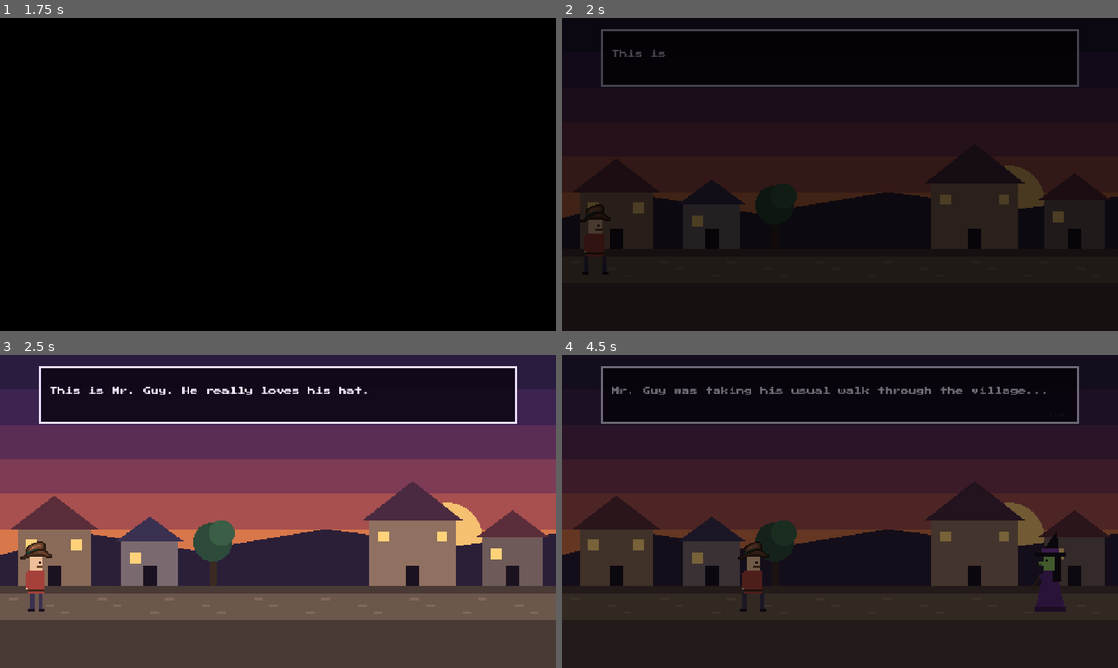
Above: before the commit, frames 1-4 (two rows, left to right).
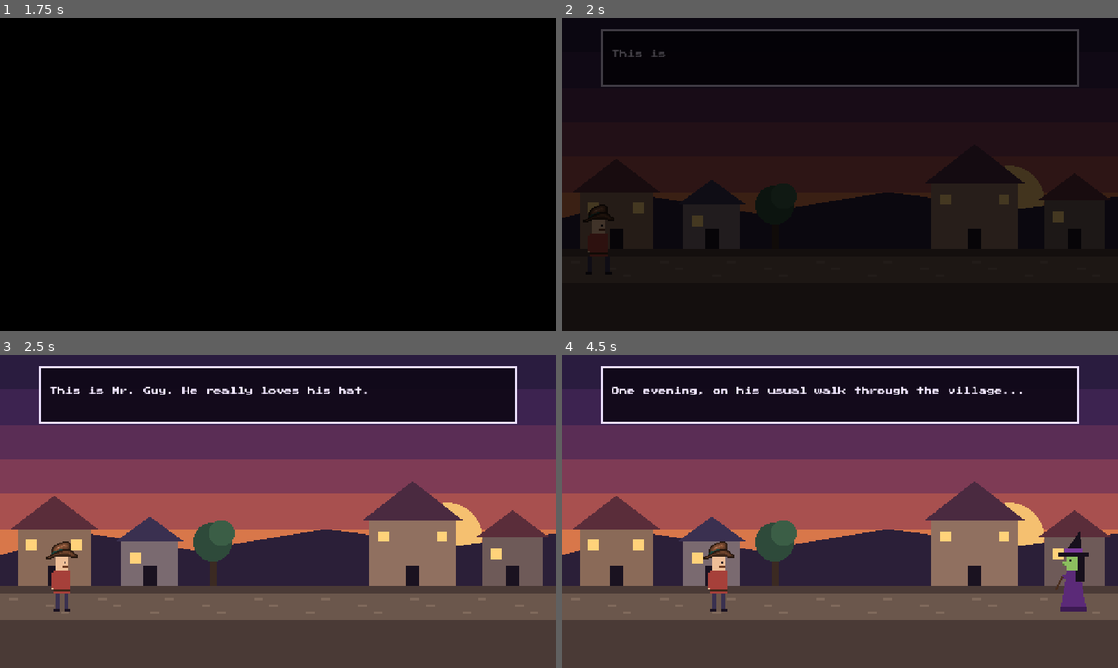
Above: after the commit, the same moments.

Repository: xerces22/recoil
Game: Godot game, scene res://intro.tscn
Two runs of this game, one before a commit and one after it. Both use one fixed random seed, a clock stepped at 60 frames per second and the inputs below. Sound files missing from this copy of the repository are replaced by a short silence.
Inputs (mouse positions are in pixels of both pictures, inside the frame that each line leads up to):
- Up to frame 1 (1.75 s): tap Enter at 0.5 s; move the mouse to (400, 158) at 0.52 s; tap R at 0.6 s; click (400, 158) at 0.67 s; click "New Game" at 1.25 s
- Up to frame 2 (2 s): no input
- Up to frame 3 (2.5 s): move the mouse to (166, 527) at 2.02 s; tap R at 2.1 s; click (166, 527) at 2.17 s
- Up to frame 4 (4.5 s): move the mouse to (895, 442) at 2.77 s; tap R at 2.85, 3.6, 4.35 s; click (895, 442) at 2.92 s; move the mouse to (812, 574) at 3.52 s; click (812, 574) at 3.67 s; move the mouse to (1006, 558) at 4.27 s; click (1006, 558) at 4.42 s

Frame 1 is identical in both runs. In frame 2, 0.1% of the frame differs, in the area x 3-10%, y 59-82%; in frame 3, 1.2%; in frame 4, 86%, in the area x 0-100%, y 0-100%.

Commit message:
Storyboard: no replays, smooth camera, continuous scenes
Animations run on their own panel clock, so finishing the typing or clicking
no longer restarts them. Same-place panels flow with an eased camera and sky;
only a change of place fades through black. A click turns the page only after
the panel's action has played. Positions carry over between panels.
Hat line kept with a calm close-up; dramatic zoom and sting removed.
Witch renamed to Mrs. Sandwitch.

Diff:
--- a/story_intro.gd
+++ b/story_intro.gd
@@ -1,43 +1,61 @@
 class_name StoryIntro
 extends CanvasLayer
-## The opening storyboard: Mr. Guy bumps into Mrs. Witch in the village and gets turned
-## into a shotgun. Still panels drawn as chunky pixel art, one line of text each.
-## Can't be skipped: a click only finishes the typing or turns the page once the line is
-## fully shown, and every panel also turns by itself after a short hold.
-## Same interface as StoryCards: play(), then wait for `finished`.
+## The opening storyboard: Mr. Guy bumps into Mrs. Sandwitch in the village, gets turned into
+## a shotgun, carried to her castle and thrown into the cellar. Panels are drawn as chunky
+## pixel art with one line of text each.
+##
+## Can't be skipped. A click finishes the typing, or turns the page once the line is shown
+## and the panel's action has played out. Panels also turn by themselves after a hold.
+## Panels in the same place flow into each other with a camera move; a change of place
+## fades through black. Same interface as StoryCards: play(), then wait for `finished`.
 
 signal finished
 
 const FONT := preload("res://assets/fonts/PressStart2P-Regular.ttf")
 const SHOTGUN := preload("res://assets/sprites/player/shotgun_hat.png")
 const STETSON := preload("res://assets/sprites/player/stetson.png")   # the hat the shotgun wears
-const SFX_WHOOSH := preload("res://assets/sfx/fall_wind_loop.ogg")
 const SFX_BUMP := preload("res://assets/sfx/impactSoft_heavy_001.ogg")
 const SFX_ZAP := preload("res://assets/sfx/portal.wav")
 const SFX_BLAST := preload("res://assets/sfx/shotgun_blast_mossberg_1.wav")
-
-const S := 5.0           # screen pixels per art pixel (256 x 144 art -> 1280 x 720)
-const GROUND := 118      # where feet stand
-const MIN_HOLD := 0.5    # seconds a finished line stays before a click can turn it
-const AUTO_HOLD := 3.2   # seconds a finished line stays before it turns by itself
-
-# Each panel: what to draw, who talks (empty = narrator) and the line.
+const SFX_WHOOSH := preload("res://assets/sfx/fall_wind_loop.ogg")
+
+const S := 5.0             # screen pixels per art pixel (256 x 144 art -> 1280 x 720)
+const GROUND := 118        # where feet stand
+const TYPE_SPEED := 0.035  # seconds per character
+const MIN_HOLD := 0.4      # a shown line stays at least this long before a click turns it
+const AUTO_HOLD := 2.8     # ...and turns by itself after this long
+const FADE := 0.35         # fade to / from black when the place changes
+const WIDE := Vector2(128, 72)   # camera centre for the wide shot
+const PAIR := Vector2(129, 88)   # camera centre for close-ups on the two of them
+
+# Each panel: place, camera (zoom + centre), how dark the sky is, how long its action
+# takes (the page won't turn before that), who talks and the line.
 const PANELS := [
-	{"shot": "walk_in", "who": "", "text": "This is Mr. Guy. He really loves his hat."},
-	{"shot": "walk_on", "who": "", "text": "Mr. Guy was taking his usual walk through the village..."},
-	{"shot": "bump", "who": "", "text": "*BUMP*"},
-	{"shot": "guy_mad", "who": "MR. GUY", "text": "HEY! Watch where you're going!"},
-	{"shot": "witch_mad", "who": "MRS. WITCH", "text": "Excuse me?! You talk to ME like that?"},
-	{"shot": "wand_up", "who": "MRS. WITCH", "text": "Let's see how tough you are... as a SHOTGUN!"},
-	{"shot": "zap", "who": "", "text": "ZZZAP!"},
-	{"shot": "shotgun", "who": "", "text": "...and that is how Mr. Guy became a shotgun. A very small, very angry shotgun."},
-	{"shot": "carry", "who": "MRS. WITCH", "text": "Oh, stop hopping. You're coming with me."},
-	{"shot": "throw", "who": "MRS. WITCH", "text": "Enjoy the cellar! My tower is right on top of it... if you can climb."},
-	{"shot": "fall", "who": "", "text": "Down... down... down..."},
+	{"shot": "walk_in", "place": "village", "zoom": 1.0, "at": WIDE, "dread": 0.0, "act": 2.6,
+		"who": "", "text": "This is Mr. Guy. He really loves his hat."},
+	{"shot": "walk_on", "place": "village", "zoom": 1.0, "at": WIDE, "dread": 0.0, "act": 3.0,
+		"who": "", "text": "One evening, on his usual walk through the village..."},
+	{"shot": "bump", "place": "village", "zoom": 1.6, "at": PAIR, "dread": 0.1, "act": 0.4,
+		"who": "", "text": "*BUMP*"},
+	{"shot": "guy_mad", "place": "village", "zoom": 2.0, "at": PAIR, "dread": 0.15, "act": 0.0,
+		"who": "MR. GUY", "text": "HEY! Watch where you're going!"},
+	{"shot": "witch_mad", "place": "village", "zoom": 2.0, "at": PAIR, "dread": 0.35, "act": 0.0,
+		"who": "MRS. SANDWITCH", "text": "Excuse me?! You talk to ME like that?"},
+	{"shot": "hat", "place": "village", "zoom": 2.2, "at": Vector2(124, 88), "dread": 0.35, "act": 0.0,
+		"who": "MR. GUY", "text": "You are surely jealous of my HAT!"},
+	{"shot": "wand_up", "place": "village", "zoom": 1.8, "at": PAIR, "dread": 0.55, "act": 0.6,
+		"who": "MRS. SANDWITCH", "text": "Jealous? Let's see how tough you are... as a SHOTGUN!"},
+	{"shot": "zap", "place": "village", "zoom": 1.6, "at": PAIR, "dread": 0.7, "act": 1.0,
+		"who": "", "text": "ZZZAP!"},
+	{"shot": "shotgun", "place": "village", "zoom": 1.2, "at": Vector2(128, 84), "dread": 0.3, "act": 1.5,
+		"who": "", "text": "...and Mr. Guy became a shotgun. A very small, very angry shotgun."},
+	{"shot": "carry", "place": "castle", "zoom": 1.0, "at": WIDE, "dread": 0.0, "act": 3.0,
+		"who": "MRS. SANDWITCH", "text": "Oh, stop hopping. You're coming with me."},
+	{"shot": "throw", "place": "castle", "zoom": 1.0, "at": WIDE, "dread": 0.0, "act": 1.4,
+		"who": "MRS. SANDWITCH", "text": "Enjoy the cellar! My tower is right on top of it... if you can climb."},
+	{"shot": "fall", "place": "shaft", "zoom": 1.0, "at": WIDE, "dread": 0.0, "act": 1.5,
+		"who": "", "text": "Down... down... down..."},
 ]
-
-# Close-up zoom per shot (others are the wide shot).
-const ZOOM := {"bump": 1.6, "guy_mad": 2.0, "witch_mad": 2.0, "wand_up": 1.8, "zap": 1.6}
 
 # Palette
 const SKY := [Color("2a1c3f"), Color("3d2350"), Color("5a2d55"), Color("7e3b55"), Color("a8504f"), Color("d8774a")]
@@ -47,10 +65,7 @@
 const COBBLE := Color("806a5c")
 const SKIN := Color("eebf98")
 const DARK := Color("1a1220")
-const HAT := Color("63271a")
-const HAT_LIGHT := Color("8c5638")
 const HAT_DARK := Color("3f2719")
-const BAND := Color("153c35")
 const SHIRT := Color("a6403a")
 const PANTS := Color("3a3150")
 const WITCH_SKIN := Color("8cbf5f")
@@ -60,8 +75,15 @@
 const MAGIC := Color("ffe36b")
 
 var _index := -1
-var _t := 0.0            # time on the current panel
+var _t := 0.0            # time since the panel appeared; drives all its animation
 var _typed := false
+var _shown_for := 0.0    # time since the line finished typing
+var _busy := false       # true while fading between places
+var _flash := 0.0
+var _zoom := 1.0         # camera, eased toward the panel's zoom and centre
+var _at := WIDE
+var _dread := 0.0        # sky darkness, eased too
+
 var _stage: Node2D
 var _box: Panel
 var _who: Label
@@ -69,8 +91,6 @@
 var _prompt: Label
 var _fade: ColorRect
 var _sfx: AudioStreamPlayer
-var _busy := false       # true while fading between panels
-var _flash := 0.0
 
 
 func _ready() -> void:
@@ -142,34 +162,44 @@
 	_next()
 
 
+## Turn the page. Same place: cut straight to the next panel and let the camera glide.
+## New place (or the start / end): fade through black.
 func _next() -> void:
+	var next := _index + 1
+	var same_place: bool = _index >= 0 and next < PANELS.size() \
+		and PANELS[next].place == PANELS[_index].place
+	if same_place:
+		_index = next
+		_show_panel(false)
+		return
 	_busy = true
 	var tween := create_tween()
 	if _index >= 0:
-		tween.tween_property(_fade, "modulate:a", 1.0, 0.25)
+		tween.tween_property(_fade, "modulate:a", 1.0, FADE)
 	tween.tween_callback(func() -> void:
-		_index += 1
+		_index = next
 		if _index >= PANELS.size():
 			_close()
 			return
-		_show_panel())
-	tween.tween_property(_fade, "modulate:a", 0.0, 0.25)
+		_show_panel(true))
+	tween.tween_property(_fade, "modulate:a", 0.0, FADE)
 	tween.tween_callback(func() -> void: _busy = false)
 
 
-func _show_panel() -> void:
+func _show_panel(snap_camera: bool) -> void:
 	var panel: Dictionary = PANELS[_index]
 	_t = 0.0
 	_typed = false
+	_shown_for = 0.0
 	_who.text = panel.who
 	_who.visible = panel.who != ""
 	_text.text = panel.text
 	_text.visible_ratio = 0.0
 	_prompt.visible = false
-	# Dialogue panels are a close-up on the two of them.
-	var zoom: float = ZOOM.get(panel.shot, 1.0)
-	_stage.scale = Vector2(zoom, zoom)
-	_stage.position = Vector2(640, 470) - Vector2(128, 100) * S * zoom if zoom > 1.0 else Vector2.ZERO
+	if snap_camera:
+		_zoom = panel.zoom
+		_at = panel.at
+		_dread = panel.dread
 	match panel.shot:
 		"bump":
 			_play(SFX_BUMP)
@@ -187,25 +217,36 @@
 	_sfx.play()
 
 
+func _ready_to_turn() -> bool:
+	return _typed and _shown_for > MIN_HOLD and _t >= PANELS[_index].act and not _busy
+
+
 func _process(delta: float) -> void:
 	if not visible:
 		return
 	# Keep the game frozen even if a menu unpauses it under us.
 	if not get_tree().paused:
 		get_tree().paused = true
-	_t += delta
 	_flash = maxf(_flash - delta * 2.5, 0.0)
 	if _index >= 0 and _index < PANELS.size():
+		var panel: Dictionary = PANELS[_index]
+		_t += delta
+		# Ease the camera and sky toward this panel's framing.
+		var ease := 1.0 - exp(-delta * 5.0)
+		_zoom = lerpf(_zoom, panel.zoom, ease)
+		_at = _at.lerp(panel.at, ease)
+		_dread = lerpf(_dread, panel.dread, ease)
 		if not _typed:
-			_text.visible_ratio = minf(_t / maxf(_text.text.length() * 0.035, 0.2), 1.0)
-			if _text.visible_ratio >= 1.0:
-				_typed = true
-				_t = 0.0
+			_text.visible_ratio = minf(_t / maxf(_text.text.length() * TYPE_SPEED, 0.2), 1.0)
+			_typed = _text.visible_ratio >= 1.0
 		else:
-			_prompt.visible = _t > MIN_HOLD
-			_prompt.modulate.a = 0.55 + 0.45 * sin(_t * 5.0)
-			if _t > AUTO_HOLD and not _busy:
+			_shown_for += delta
+			_prompt.visible = _ready_to_turn()
+			_prompt.modulate.a = 0.55 + 0.45 * sin(_shown_for * 5.0)
+			if _ready_to_turn() and _shown_for > AUTO_HOLD:
 				_next()
+	_stage.scale = Vector2(_zoom, _zoom)
+	_stage.position = Vector2(640, 360) - _at * S * _zoom
 	_stage.queue_redraw()
 
 
@@ -216,13 +257,13 @@
 	var pressed: bool = (event is InputEventMouseButton and event.pressed) \
 		or (event is InputEventKey and event.pressed and not event.echo \
 			and event.keycode != KEY_ESCAPE)
-	if not pressed or _busy:
+	if not pressed or _busy or _index < 0 or _index >= PANELS.size():
 		return
 	if not _typed:
+		# Finish the line; the animation keeps its own clock.
 		_text.visible_ratio = 1.0
 		_typed = true
-		_t = 0.0
-	elif _t > MIN_HOLD:
+	elif _ready_to_turn():
 		_next()
 
 
@@ -242,66 +283,82 @@
 	var walk := int(_t * 6.0) % 2   # walking frame
 	match shot:
 		"walk_in":
-			_village()
-			_guy(lerpf(10.0, 80.0, minf(_t / 4.0, 1.0)), walk, false)
+			# Ends where the next panel picks him up.
+			_village(_dread)
+			var k := minf(_t / 2.6, 1.0)
+			_guy(lerpf(10.0, 70.0, k), walk if k < 1.0 else 0, false)
 		"walk_on":
-			_village()
-			var k := minf(_t / 3.5, 1.0)
-			_guy(lerpf(80.0, 112.0, k), walk, false)
-			_witch(lerpf(250.0, 150.0, k), walk, false, false)
+			# They walk into each other: ends at the bump positions.
+			_village(_dread)
+			var k := minf(_t / 3.0, 1.0)
+			var step := walk if k < 1.0 else 0
+			_guy(lerpf(70.0, 120.0, k), step, false)
+			_witch(lerpf(240.0, 138.0, k), step, false, false)
 		"bump":
-			_village()
-			var push := minf(_t * 8.0, 1.0) * 4.0
+			# Knocked back a step, to where they stand for the argument.
+			_village(_dread)
+			var push := minf(_t / 0.25, 1.0) * 4.0
 			_guy(120.0 - push, 0, false)
 			_witch(138.0 + push, 0, false, false)
-			_burst(Vector2(129, 102), 10.0 + sin(_t * 20.0) * 1.5)
-			_word("BUMP!", Vector2(129, 80), 26, Color.WHITE)
+			if _t < 1.2:
+				_burst(Vector2(129, 102), 9.0 * minf(_t / 0.1, 1.0))
 		"guy_mad":
-			_village()
+			_village(_dread)
 			_guy(116.0, 0, true)
 			_witch(142.0, 0, false, false)
 			_steam(Vector2(116, 84))
 		"witch_mad":
-			_village(0.35)
+			_village(_dread)
 			_guy(116.0, 0, true)
 			_witch(142.0, 0, true, false)
 			_steam(Vector2(142, 82))
+		"hat":
+			_village(_dread)
+			_guy(116.0, 0, false)
+			_witch(142.0, 0, true, false)
+			_steam(Vector2(142, 82))
 		"wand_up":
-			_village(0.55)
+			_village(_dread)
 			_guy(116.0, 0, false)
 			_witch(142.0, 0, true, true)
-			_stage.draw_circle(_p(Vector2(128, 88)), (6.0 + sin(_t * 9.0) * 2.0) * S, Color(MAGIC, 0.25))
+			var glow := minf(_t / 0.6, 1.0)
+			_stage.draw_circle(_p(Vector2(128, 88)), (6.0 + sin(_t * 9.0) * 2.0) * glow * S, Color(MAGIC, 0.25))
 		"zap":
-			_village(0.7)
+			_village(_dread)
 			_witch(142.0, 0, true, true)
-			_zap(Vector2(128, 88), Vector2(116, 100))
-			_guy_glow(116.0)
+			if _t < 0.8:
+				_zap(Vector2(128, 88), Vector2(116, 100))
+			_guy_glow(116.0, clampf(1.0 - (_t - 0.6) / 0.4, 0.0, 1.0))
+			if _t > 0.6:
+				_smoke(Vector2(116, 110), _t - 0.6)
+				_gun(Vector2(116, GROUND - 4), 0.0, 0.5)
 		"shotgun":
-			_village(0.3)
-			_witch(150.0, 0, false, false)
-			_smoke(Vector2(116, 110))
-			# Tiny cursed shotgun hopping about in a huff.
-			var hop := absf(sin(_t * 7.0))
-			var x := 116.0 + sin(_t * 1.6) * 14.0
+			# Picks up right where the zap left him: same spot, same smoke.
+			_village(_dread)
+			_witch(142.0, 0, false, false)
+			_smoke(Vector2(116, 110), _t + 0.4)
+			var hop := absf(sin(_t * 7.0)) * minf(_t / 0.4, 1.0)
+			var x := 116.0 - sin(_t * 1.6) * 14.0
 			_gun(Vector2(x, GROUND - 4 - hop * 16.0), sin(_t * 7.0) * 0.35, 0.5)
 		"carry":
 			_castle()
-			var k := minf(_t / 3.5, 1.0)
+			var k := minf(_t / 3.0, 1.0)
 			var wx := lerpf(30.0, 110.0, k)
-			_witch(wx, int(_t * 5.0) % 2, false, false, true)
+			_witch(wx, int(_t * 5.0) % 2 if k < 1.0 else 0, false, false, true)
 			# Dangling from her hand by the barrel, wriggling.
 			_gun(Vector2(wx + 10, GROUND - 6), PI * 0.5 + sin(_t * 9.0) * 0.4, 0.5)
 		"throw":
+			# Starts from the hand he was dangling from.
 			_castle()
-			_witch(110.0, 0, false, true, true)
-			var k := minf(_t / 1.2, 1.0)
-			var from := Vector2(122, GROUND - 28)
+			_witch(110.0, 0, false, _t > 0.15, true)
+			var k := clampf((_t - 0.15) / 1.0, 0.0, 1.0)
+			var from := Vector2(120, GROUND - 6)
 			var to := Vector2(176, GROUND - 4)
-			var pos := from.lerp(to, k) + Vector2(0, -sin(k * PI) * 30.0)
+			var pos := from.lerp(to, k) + Vector2(0, -sin(k * PI) * 34.0)
 			if k < 1.0:
-				_gun(pos, _t * 12.0, 0.5)
-			else:
-				_word("CLANG!", Vector2(176, 92), 20, Color.WHITE)
+				_gun(pos, PI * 0.5 + k * 14.0, 0.5)
+			elif _t < 2.4:
+				_word("CLANG!", Vector2(176, 100), 16, Color.WHITE)
 		"fall":
 			_shaft()
 	_stage.draw_set_transform(Vector2.ZERO)
@@ -395,7 +452,7 @@
 	_stage.draw_texture_rect(STETSON, Rect2(_p(Vector2(x - hat.x * 0.5, g - 26 - hat.y + 2)), hat * S), false)
 
 
-## Mrs. Witch faces left.
+## Mrs. Sandwitch faces left.
 func _witch(x: float, frame: int, mad: bool, wand_up: bool, face_right := false) -> void:
 	if face_right:
 		# Mirror her around x so she can walk toward the castle.
@@ -466,20 +523,25 @@
 	_stage.draw_polyline(points, Color.WHITE, 1.5 * S)
 
 
-func _guy_glow(x: float) -> void:
+func _guy_glow(x: float, strength: float) -> void:
+	if strength <= 0.0:
+		return
 	var c := Vector2(x, GROUND - 14)
-	_stage.draw_circle(_p(c), (14.0 + sin(_t * 18.0) * 2.0) * S, Color(MAGIC, 0.35))
-	_stage.draw_circle(_p(c), 9.0 * S, Color(1, 1, 1, 0.8))
+	_stage.draw_circle(_p(c), (14.0 + sin(_t * 18.0) * 2.0) * S, Color(MAGIC, 0.35 * strength))
+	_stage.draw_circle(_p(c), 9.0 * S, Color(1, 1, 1, 0.8 * strength))
 	for i in 8:
 		var a := i * TAU / 8.0 + _t * 3.0
-		_star(c + Vector2.from_angle(a) * (16.0 + fmod(_t * 8.0, 6.0)), 1.5)
-
-
-func _smoke(c: Vector2) -> void:
+		_star(c + Vector2.from_angle(a) * (16.0 + fmod(_t * 8.0, 6.0)), 1.5 * strength)
+
+
+## A puff of smoke `age` seconds old, spreading and fading out.
+func _smoke(c: Vector2, age: float) -> void:
+	var alpha := clampf(1.0 - age / 2.5, 0.0, 0.7)
+	if alpha <= 0.0:
+		return
 	for i in 6:
 		var a := i * TAU / 6.0
-		var r := 8.0 + _t * 6.0
-		var alpha := clampf(1.0 - _t / 2.5, 0.0, 0.7)
+		var r := 8.0 + age * 6.0
 		_stage.draw_circle(_p(c + Vector2.from_angle(a) * r * Vector2(1.4, 0.6)), 5.0 * S, Color(0.75, 0.7, 0.8, alpha))
 
 
